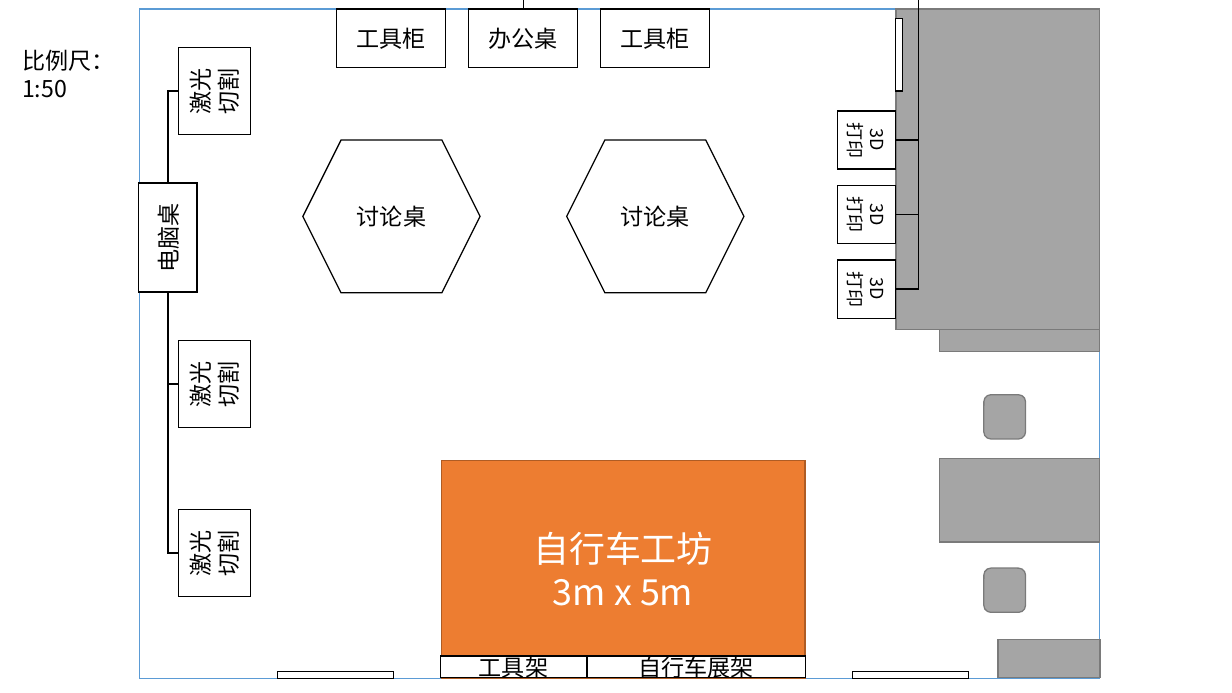
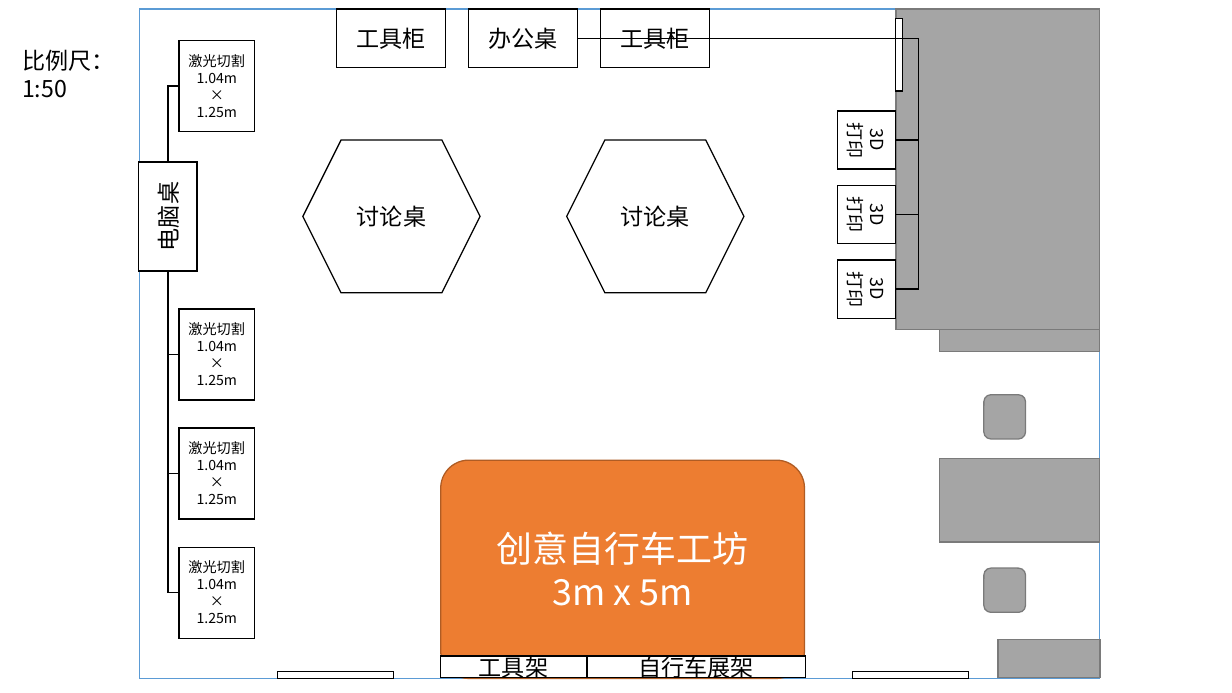
Before and after one commit to woodyme/i.center_my_workzone, a slide deck: slide 1 of 训练中心创客交叉融合空间建设/doc/训练中心制造信息化平台和创客空间建设项目规划-新思路补充.pptx. Drawn at 1232x693 pixels with LibreOffice and Linux fonts; fonts in the diff are those of the drawing. Boxes give left, top, right and bottom in pixels: in the first picture for what was removed or moved away, otherwise in the second. Text is boxed around its words. In the diff, an @@ line names an element or a change of style, - is before the commit and + after.

```diff
--- a/训练中心创客交叉融合空间建设/doc/训练中心制造信息化平台和创客空间建设项目规划-新思路补充.pptx
+++ b/训练中心创客交叉融合空间建设/doc/训练中心制造信息化平台和创客空间建设项目规划-新思路补充.pptx
@@ text in rectangle at (188, 54, 245, 67): size 18 to 11 pt in "激光切割" @@
@@ elbow line moved from (896, 289) - (523, 9) to (896, 289) - (578, 38) @@
@@ elbow line moved from (896, 214) - (523, 9) to (896, 214) - (578, 38) @@
@@ elbow line moved from (896, 140) - (523, 9) to (896, 140) - (578, 38) @@
@@ elbow line moved from (178, 91) - (168, 183) to (179, 86) - (168, 162) @@
@@ text in rectangle at (197, 73, 238, 117): paragraphs added @@
+1.04m
+×
+1.25m
@@ rectangle "电脑桌": place and size @@
-rectangle "电脑桌" at (139, 183, 197, 293)
+rectangle "电脑桌" at (139, 162, 197, 271)
@@ elbow line moved from (178, 384) - (168, 292) to (179, 355) - (168, 271) @@
@@ elbow line moved from (178, 554) - (168, 292) to (179, 474) - (168, 271) @@
@@ elbow line added from (179, 592) to (168, 271), #000000 1 pt @@
@@ text in rectangle at (188, 322, 245, 335): size 18 to 11 pt in "激光切割" @@
@@ text in rectangle at (197, 341, 238, 385): paragraphs added @@
+1.04m
+×
+1.25m
@@ rectangle added at (179, 428, 255, 518), fill #FFFFFF, outline #000000 1 pt, 11 pt, text #000000 @@
+激光切割
+1.04m
+×
+1.25m
@@ rounded rectangle "创意自行车工坊" at (441, 460, 805, 678): rectangle to rounded rectangle @@
@@ text in rounded rectangle at (497, 531, 748, 565): text changed @@
-自行车工坊
+创意自行车工坊
@@ rotation 270 to 0 degrees in 3 elements at (179, 41, 255, 131), (179, 309, 255, 399), (179, 547, 255, 638) @@
@@ text in rectangle at (188, 560, 245, 573): size 18 to 11 pt in "激光切割" @@
@@ text in rectangle at (197, 579, 238, 623): paragraphs added @@
+1.04m
+×
+1.25m
```
Also in this commit, not shown: 5 other files.
